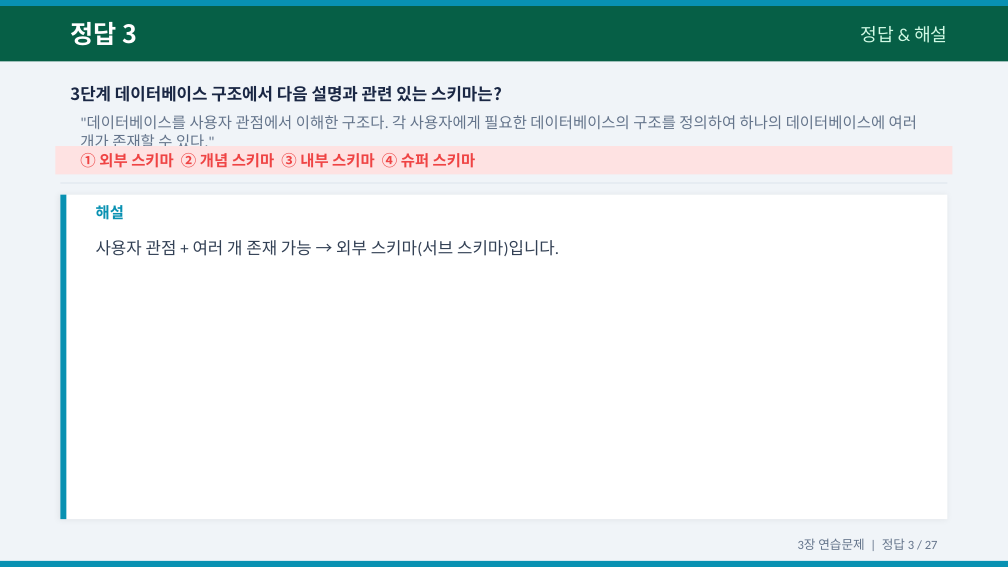
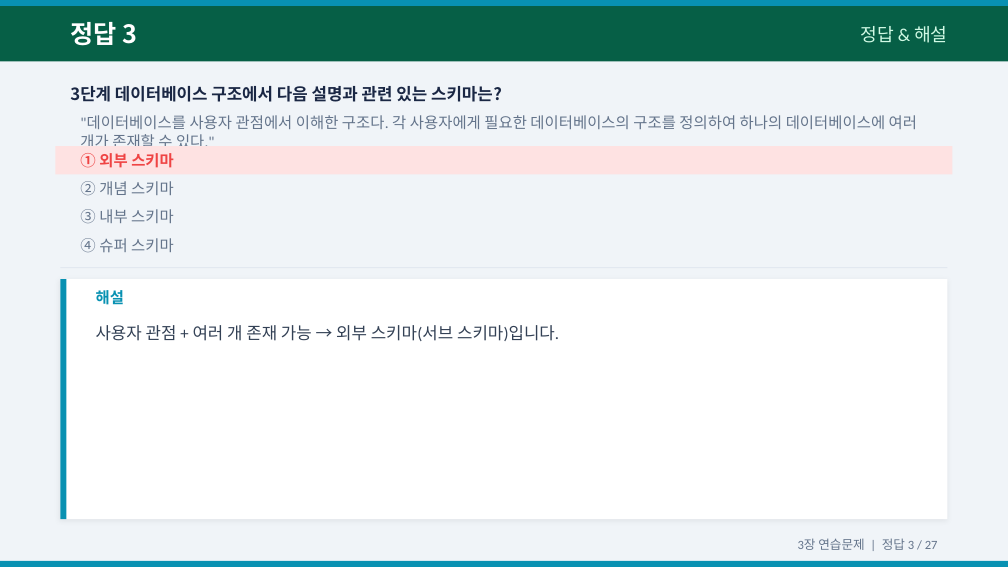
Before and after one commit to Sangdon-Park/Sangdon-Park.github.io, a slide deck: slide 7 of data/DB시스템/3장_연습문제_문제_정답.pptx. Drawn at 1008x567 pixels with LibreOffice and Linux fonts; fonts in the diff are those of the drawing. Boxes give left, top, right and bottom in pixels: in the first picture for what was removed or moved away, otherwise in the second. Text is boxed around its words. In the diff, an @@ line names an element or a change of style, - is before the commit and + after.

```diff
--- a/data/DB시스템/3장_연습문제_문제_정답.pptx
+++ b/data/DB시스템/3장_연습문제_문제_정답.pptx
@@ text at (x1=80, y1=153, x2=174, y2=168): text changed @@
-① 외부 스키마 ② 개념 스키마 ③ 내부 스키마 ④ 슈퍼 스키마
+① 외부 스키마
@@ text added at (x1=80, y1=181, x2=174, y2=195), 11 pt, text #64748B @@
+② 개념 스키마
@@ text added at (x1=80, y1=209, x2=174, y2=223), 11 pt, text #64748B @@
+③ 내부 스키마
@@ text added at (x1=80, y1=238, x2=174, y2=252), 11 pt, text #64748B @@
+④ 슈퍼 스키마
@@ rectangle moved from (x1=60, y1=182, x2=948, y2=183) to (x1=60, y1=267, x2=948, y2=268) @@
@@ rectangle resized from (x1=60, y1=195, x2=948, y2=519) to (x1=60, y1=279, x2=948, y2=519) @@
@@ rectangle resized from (x1=60, y1=195, x2=67, y2=519) to (x1=60, y1=279, x2=67, y2=519) @@
@@ text "해설" moved from (x1=96, y1=205, x2=124, y2=220) to (x1=96, y1=290, x2=124, y2=305) @@
@@ text "사용자 관점 + 여러 개 ..." moved from (x1=96, y1=240, x2=559, y2=256) to (x1=96, y1=325, x2=559, y2=341) @@
```
Also in this commit, not shown: 5 other slides changed, 1 other file.
